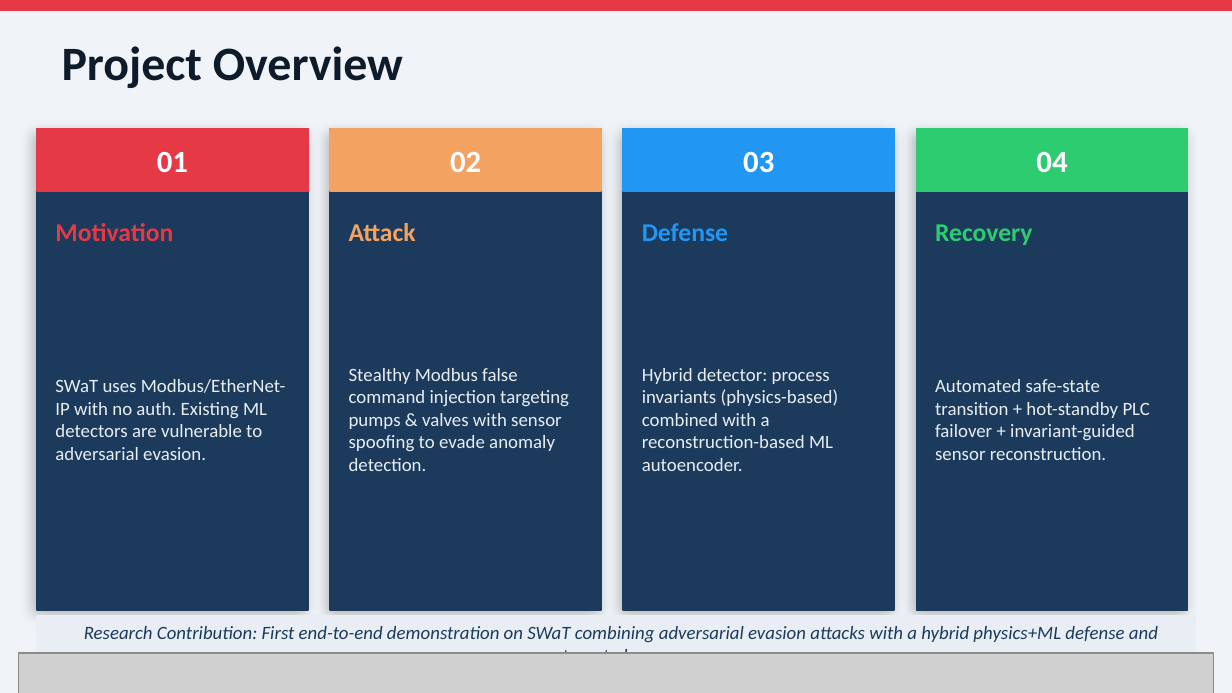
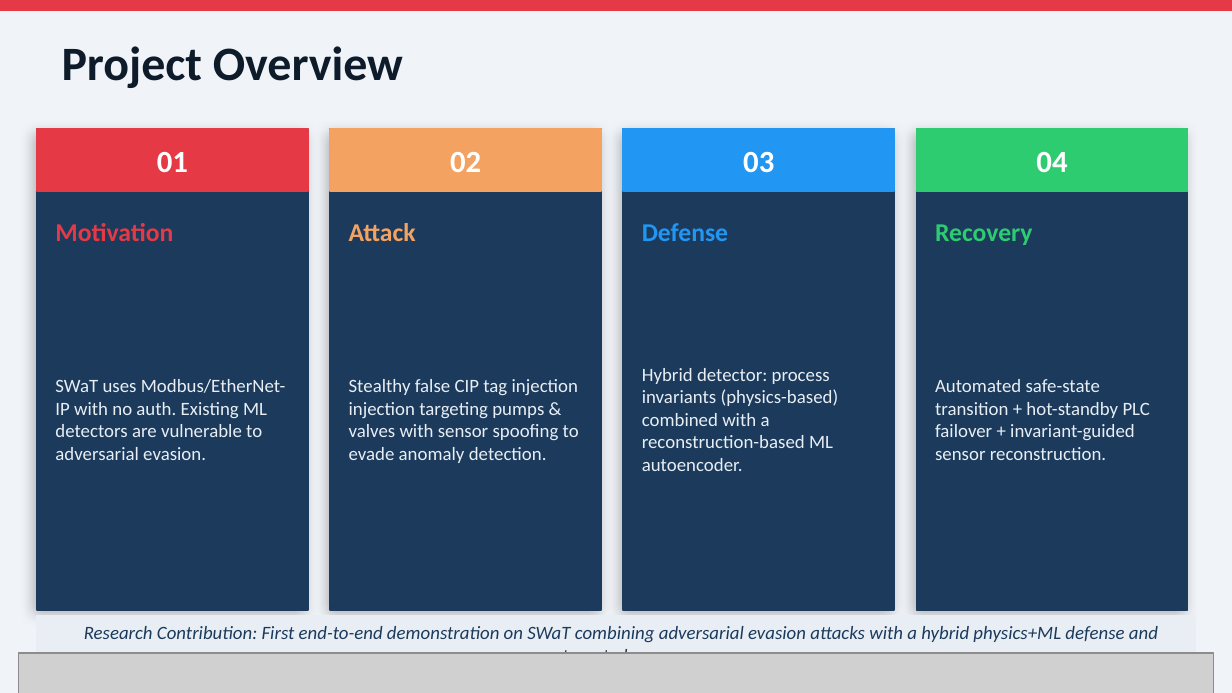
Before and after one commit to kinwee/swat-cps-project, a slide deck: slide 2 of slides/swat_with_images.pptx. Drawn at 1232x693 pixels with LibreOffice and Linux fonts; fonts in the diff are those of the drawing; grey boxes stand for pictures. Boxes give left, top, right and bottom in pixels: in the first picture for what was removed or moved away, otherwise in the second. Text is boxed around its words. In the diff, an @@ line names an element or a change of style, - is before the commit and + after.

```diff
--- a/slides/swat_with_images.pptx
+++ b/slides/swat_with_images.pptx
@@ text at (x1=349, y1=379, x2=579, y2=463): text changed @@
-Stealthy Modbus false command injection targeting pumps & valves with sensor spoofing to evade anomaly detection.
+Stealthy false CIP tag injection injection targeting pumps & valves with sensor spoofing to evade anomaly detection.
```
Also in this commit, not shown: 19 other slides changed, 2 other files.
